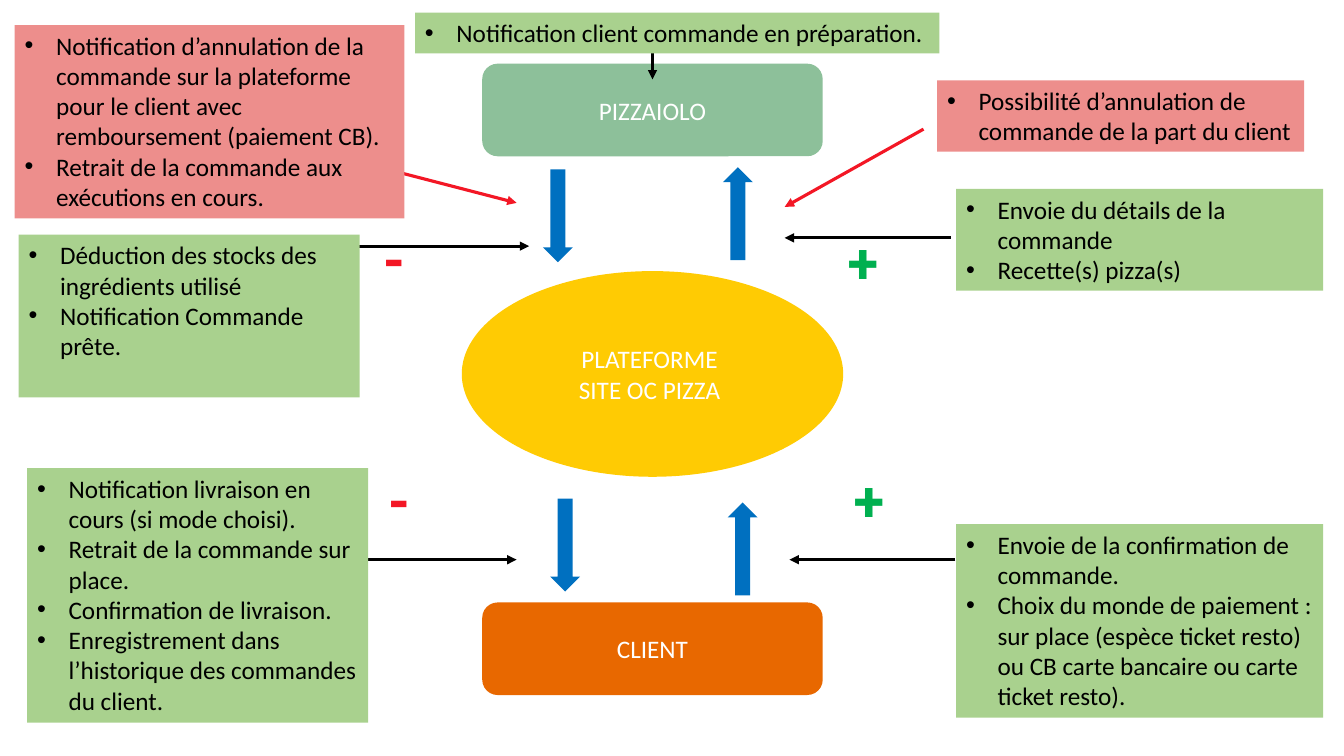
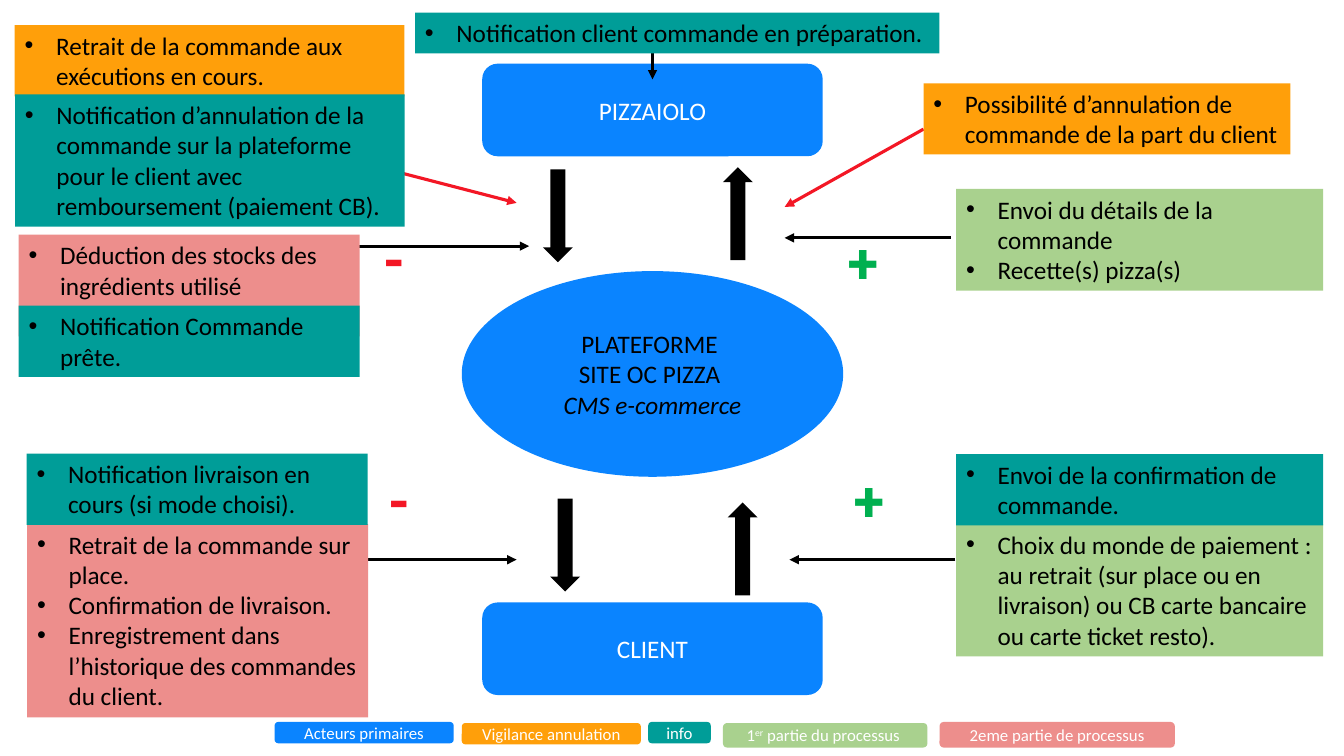
Before and after one commit to Keltoum-BLK/projet_6, a slide deck: slide 2 of persona et shéma de fonctionnement ecommerce.pptx. Drawn at 1344x756 pixels with LibreOffice and Linux fonts; fonts in the diff are those of the drawing. Boxes give left, top, right and bottom in pixels: in the first picture for what was removed or moved away, otherwise in the second. Text is boxed around its words. In the diff, an @@ line names an element or a change of style, - is before the commit and + after.

```diff
--- a/persona et shéma de fonctionnement ecommerce.pptx
+++ b/persona et shéma de fonctionnement ecommerce.pptx
@@ rectangle "Retrait de la commande aux ..." at [15,25,405,97]: fill #ED8E8C to #FF9F0A @@
@@ rectangle "Retrait de la commande aux ...": place and size @@
-rectangle "Retrait de la commande aux ..." at [15,25,405,219]
+rectangle "Retrait de la commande aux ..." at [15,25,405,97]
@@ rectangle "Notification client commande en préparation." at [415,13,940,53]: fill #A9D18E to #009D98 @@
@@ text in rectangle at [56,37,379,149]: paragraph removed @@
-• Notification d’annulation de la commande sur la plateforme pour le client avec remboursement (paiement CB).
@@ rounded rectangle "PIZZAIOLO" at [482,64,823,156]: fill #8DC09A to #0A84FF @@
@@ rectangle "Possibilité d’annulation de commande de ...": place and size @@
-rectangle "Possibilité d’annulation de commande de ..." at [938,81,1305,152]
+rectangle "Possibilité d’annulation de commande de ..." at [924,84,1291,155]
@@ rectangle "Possibilité d’annulation de commande de ..." at [924,84,1291,155]: fill #ED8E8C to #FF9F0A @@
@@ rectangle added at [15,95,405,227], fill #009D98, 18 pt, text #000000 @@
+• Notification d’annulation de la commande sur la plateforme pour le client avec remboursement (paiement CB).
@@ text in rectangle at [998,201,1213,249]: text changed @@
-• Envoie du détails de la commande
+• Envoi du détails de la commande
@@ rectangle "Déduction des stocks des ingrédients ..." at [18,235,359,337]: fill #A9D18E to #ED8E8C @@
@@ rectangle "Déduction des stocks des ingrédients ...": place and size @@
-rectangle "Déduction des stocks des ingrédients ..." at [18,235,359,398]
+rectangle "Déduction des stocks des ingrédients ..." at [18,235,359,337]
@@ ellipse "PLATEFORME" at [462,271,843,477]: fill #FFCB03 to #0A84FF @@
@@ rectangle added at [18,306,359,377], fill #009D98, 18 pt, text #000000 @@
+• Notification Commande prête.
@@ text in rectangle at [60,307,303,359]: paragraph removed @@
-• Notification Commande prête.
@@ text in ellipse at [579,336,720,383]: text colour #FFFFFF to #000000 in "PLATEFORME", "SITE OC PIZZA" @@
@@ text in ellipse at [564,397,741,414]: paragraph added @@
+CMS e-commerce
@@ rectangle added at [26,454,367,525], fill #009D98, 18 pt, text #000000 @@
+• Notification livraison en cours (si mode choisi).
@@ rectangle added at [957,454,1324,525], fill #009D98, 18 pt, text #000000 @@
+• Envoi de la confirmation de commande.
@@ text in rectangle at [69,480,311,532]: paragraph removed @@
-• Notification livraison en cours (si mode choisi).
@@ fill #0070C0 to #000000 in 4 elements at [728,503,758,596], [723,167,753,260], [543,169,574,262], [551,499,581,592] @@
@@ rectangle "Retrait de la commande sur ...": place and size @@
-rectangle "Retrait de la commande sur ..." at [27,469,368,723]
+rectangle "Retrait de la commande sur ..." at [27,524,368,718]
@@ rectangle "Retrait de la commande sur ..." at [27,524,368,718]: fill #A9D18E to #ED8E8C @@
@@ rectangle "Choix du monde de paiement ...": place and size @@
-rectangle "Choix du monde de paiement ..." at [957,524,1324,718]
+rectangle "Choix du monde de paiement ..." at [957,524,1324,656]
@@ text in rectangle at [998,536,1307,649]: text changed @@
-• Envoie de la confirmation de commande.
-• Choix du monde de paiement : sur place (espèce ticket resto) ou CB carte bancaire ou carte ticket resto).
+• Choix du monde de paiement : au retrait (sur place ou en livraison) ou CB carte bancaire ou carte ticket resto).
@@ rounded rectangle "CLIENT" at [482,603,823,696]: fill #E86800 to #0A84FF @@
@@ rounded rectangle added at [274,722,454,743], fill #0A84FF, 12 pt, text #FFFFFF @@
+Acteurs primaires
@@ rounded rectangle added at [462,723,641,744], fill #FF9F0A, 12 pt, text #FFFFFF @@
+Vigilance annulation
@@ rounded rectangle added at [648,722,711,743], fill #009D98, 12 pt, text #FFFFFF @@
+info
@@ rounded rectangle added at [723,723,928,747], fill #A9D18E, 12 pt, text #FFFFFF @@
+1er partie du processus
@@ rounded rectangle added at [940,722,1175,747], fill #ED8E8C, 12 pt, text #FFFFFF @@
+2eme partie de processus
```
Also in this commit, not shown: 2 slides added, 2 slides removed, 7 other files.
